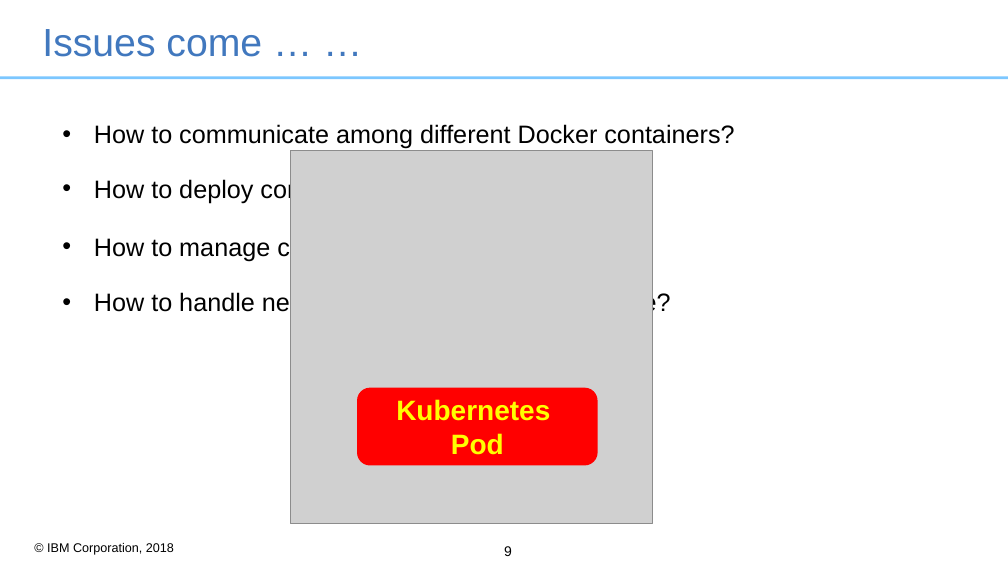
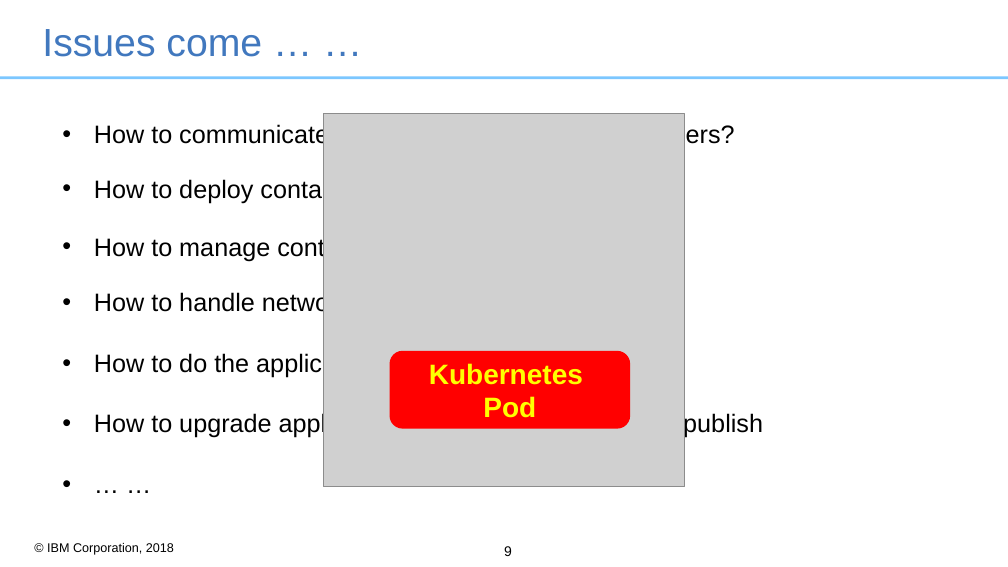
Before and after one commit to RocketsFang/k8s_concepts, a slide deck: slide 9 of ppt/k8s-basic-resources.ppt. Drawn at 1008x567 pixels with LibreOffice and Linux fonts; fonts in the diff are those of the drawing; grey boxes stand for pictures; background and template pictures are left out. Boxes give left, top, right and bottom in pixels: in the first picture for what was removed or moved away, otherwise in the second. Text is boxed around its words. In the diff, an @@ line names an element or a change of style, - is before the commit and + after.

```diff
--- a/ppt/k8s-basic-resources.ppt
+++ b/ppt/k8s-basic-resources.ppt
@@ picture: place and size @@
-picture at box(290, 150, 652, 523)
+picture at box(324, 114, 685, 487)
@@ text at box(94, 352, 763, 438): paragraphs added @@
+• How to do the application scale on-demand?
+• How to upgrade application when the new release is publish
+• … …
@@ rounded rectangle "Kubernetes Pod": place and size @@
-rounded rectangle "Kubernetes Pod" at box(357, 388, 598, 466)
+rounded rectangle "Kubernetes Pod" at box(389, 351, 630, 428)
```
Also in this commit, not shown: 5 other slides changed, 3 slides added, 1 slide removed.
